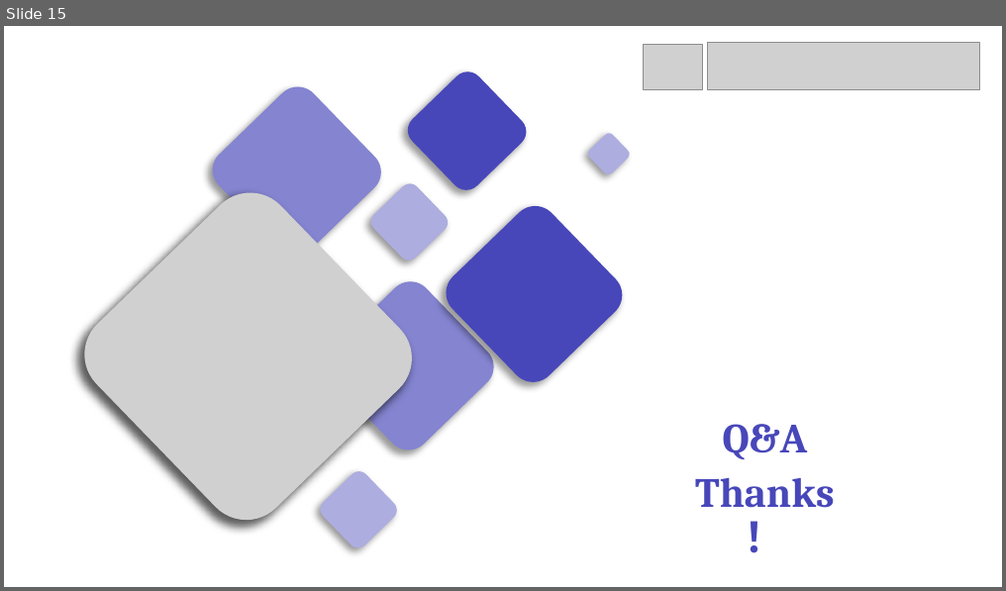
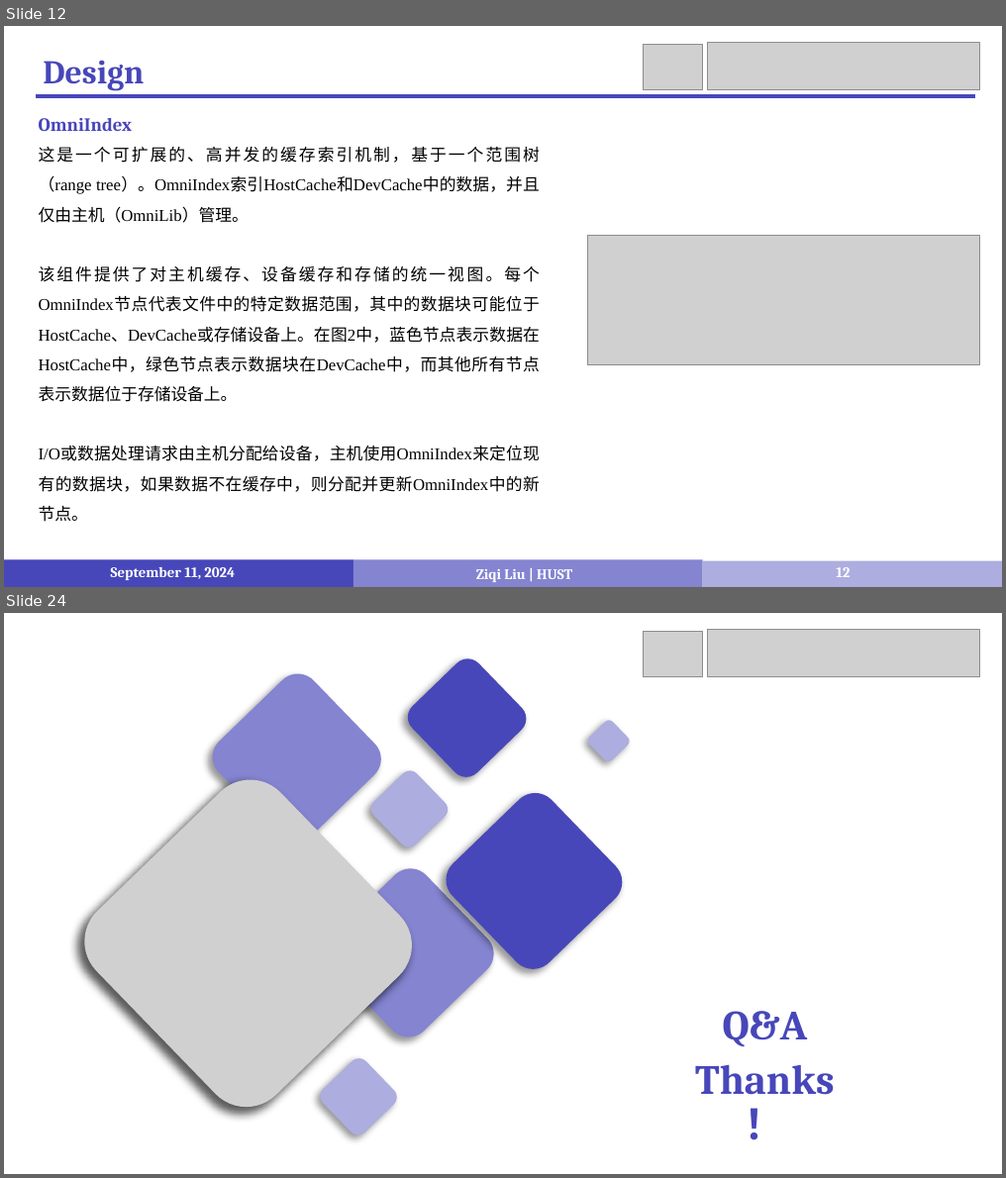
Before and after one commit to LiuziqiOvO/md, a slide deck: 4_Paper/报告/12_OmniCache.pptx. Shown one above the other, each under a label of ours: slide 15 before the commit, slides 12 and 24 after it; the slides between them are not shown. The pictures are 1006x591 and 1006x1178 pixels, drawn with LibreOffice and Linux fonts; fonts in the diff are those of the drawing; grey boxes stand for pictures. Boxes give left, top, right and bottom in pixels: in the first picture for what was removed or moved away, otherwise in the second. Text is boxed around its words. In the diff, an @@ line names an element or a change of style, - is before the commit and + after.

```diff
--- a/4_Paper/报告/12_OmniCache.pptx
+++ b/4_Paper/报告/12_OmniCache.pptx
@@ slide 12 added at (4,26,1002,587), background #FFFFFF @@
@@ picture added at (643,44,703,89) @@
@@ picture added at (708,43,979,89) @@
@@ text added at (43,61,144,91), 32 pt, text #4747BA, bold @@
+Design
@@ line added from (36, 96) to (976, 96), #4747BA 3 pt @@
@@ text added at (39,118,540,522), 16 pt, text #000000 @@
+OmniIndex
+这是一个可扩展的、高并发的缓存索引机制，基于一个范围树（range tree）。OmniIndex索引HostCache和DevCache中的数据，并且仅由主机（OmniLib）管理。
+该组件提供了对主机缓存、设备缓存和存储的统一视图。每个OmniIndex节点代表文件中的特定数据范围，其中的数据块可能位于HostCache、DevCache或存储设备上。在图2中，蓝色节点表示数据在HostCache中，绿色节点表示数据块在DevCache中，而其他所有节点表示数据位于存储设备上。
+I/O或数据处理请求由主机分配给设备，主机使用OmniIndex来定位现有的数据块，如果数据不在缓存中，则分配并更新OmniIndex中的新节点。
@@ picture added at (588,236,979,366) @@
@@ rectangle added at (4,560,353,587), fill #4747BA @@
@@ rectangle added at (353,560,703,587), fill #8484D1 @@
@@ text added at (111,568,235,580), 14 pt, text #FFFFFF, bold @@
+September 11, 2024
@@ text added at (476,570,572,582), 14 pt, text #FFFFFF, bold @@
+Ziqi Liu | HUST
@@ rectangle added at (703,562,1002,587), fill #ADADE0 @@
@@ page number added at (836,568,849,577), 14 pt, text #FFFFFF, bold @@
+12
@@ what was slide 15 is now slide 24 @@
```
Also in this commit, not shown: 8 slides changed, 14 other slides added, 6 slides removed, 5 other files.
